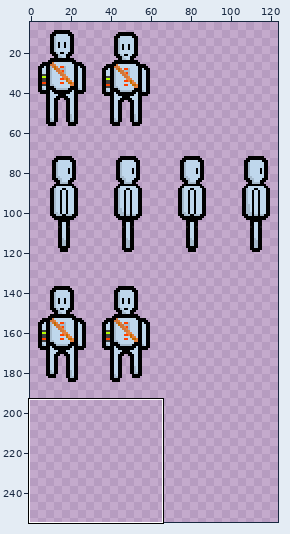
File history of a sprite sheet, assets/textures/entities/player/player_atlas.png. The first picture is a wide view before the edit; the outline marks the close-up.
Close-up. Before the commit:
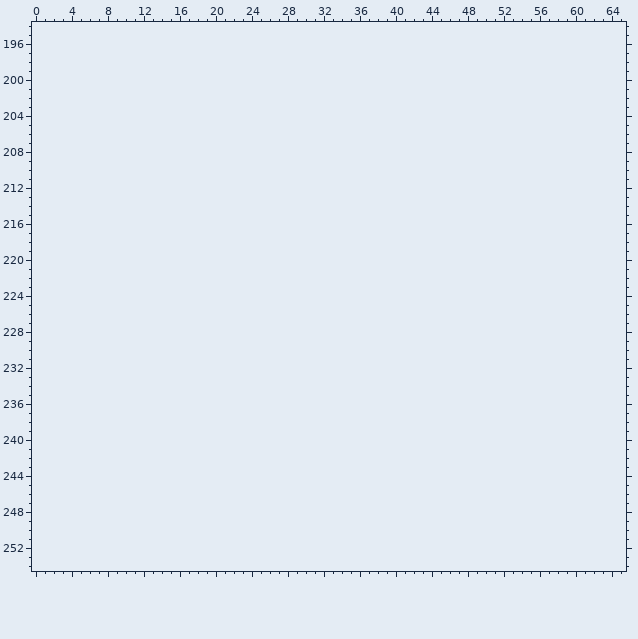
The file is 128x192 pixels. Colours within 5 levels of each other are drawn and written as one. Shown: x 0..65, y 194..254. The old version is drawn lined up with the new one, on the new canvas. The wide view leaves out empty margins. The commit also changed other parts of the picture, which this record leaves out.
The same view after the edit:
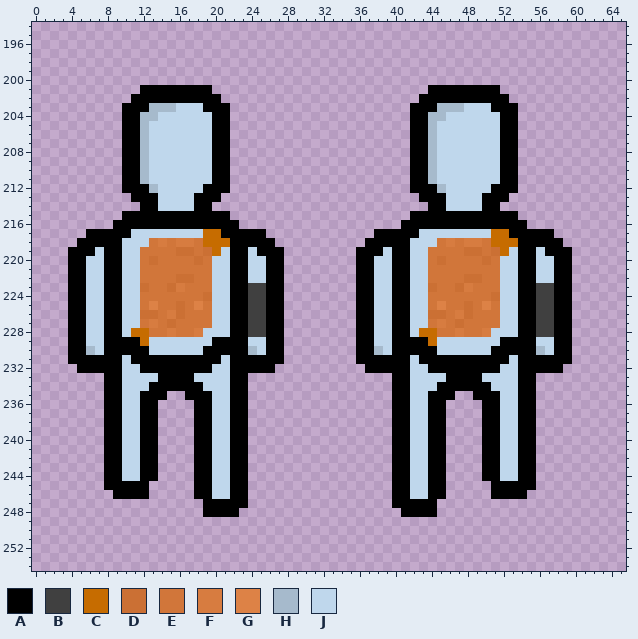
Palette (. is transparent): A #000000  B #404040  C #c66c00  D #cb7034  E #d1763a  F #d77c40  G #dd8246  H #a6bacc  J #bfd7ec
Diff:
canvas 128x192 -> 128x256
Changed rows in their new state; - is an unchanged pixel.
first column x 4:
201 --------AAAAAAAA------------------------AAAAAAAA--------
202 -------AAAAAAAAAA----------------------AAAAAAAAAA-------
203 ------AAAHHHJJJAAA--------------------AAAHHHJJJAAA------
204 ------AAHHJJJJJJAA--------------------AAHHJJJJJJAA------
205 ------AAHJJJJJJJAA--------------------AAHJJJJJJJAA------
206 ------AAHJJJJJJJAA--------------------AAHJJJJJJJAA------
207 ------AAHJJJJJJJAA--------------------AAHJJJJJJJAA------
208 ------AAHJJJJJJJAA--------------------AAHJJJJJJJAA------
209 ------AAHJJJJJJJAA--------------------AAHJJJJJJJAA------
210 ------AAHJJJJJJJAA--------------------AAHJJJJJJJAA------
211 ------AAHJJJJJJJAA--------------------AAHJJJJJJJAA------
212 ------AAAHJJJJJAAA--------------------AAAHJJJJJAAA------
213 -------AAAJJJJAAA----------------------AAAJJJJAAA-------
214 --------AAJJJJAA------------------------AAJJJJAA--------
215 ------AAAAAAAAAAAA--------------------AAAAAAAAAAAA------
216 -----AAAAAAAAAAAAAA------------------AAAAAAAAAAAAAA-----
217 --AAAAAJJJJJJJJCCAAAAA------------AAAAAJJJJJJJJCCAAAAA--
218 -AAAAAJJJEFEFFECCCAAAAA----------AAAAAJJJEFEFFECCCAAAAA-
219 AAAJAAJJEEEEDDEDCJAAJAAA--------AAAJAAJJEEEEDDEDCJAAJAAA
220 AAJJAAJJEDEEEEDEJJAAJJAA--------AAJJAAJJEDEEEEDEJJAAJJAA
221 AAJJAAJJEEEEEEEEJJAAJJAA--------AAJJAAJJEEEEEEEEJJAAJJAA
222 AAJJAAJJEEEEDDEEJJAAJJAA--------AAJJAAJJEEEEDDEEJJAAJJAA
223 AAJJAAJJDEEDFEEEJJAABBAA--------AAJJAAJJDEEDFEEEJJAABBAA
224 AAJJAAJJEEEEEEEDJJAABBAA--------AAJJAAJJEEEEEEEDJJAABBAA
225 AAJJAAJJEGEEDEGEJJAABBAA--------AAJJAAJJEGEEDEGEJJAABBAA
226 AAJJAAJJDDEFDEEEJJAABBAA--------AAJJAAJJDDEFDEEEJJAABBAA
227 AAJJAAJJEFEDEEEEJJAABBAA--------AAJJAAJJEFEDEEEEJJAABBAA
228 AAJJAAJCCEEFEEFJJJAABBAA--------AAJJAAJCCEEFEEFJJJAABBAA
229 AAJJAAAACJJJJJJJAAAAJJAA--------AAJJAAAACJJJJJJJAAAAJJAA
230 AAHJAAAAAJJJJJJAAAAAHJAA--------AAHJAAAAAJJJJJJAAAAAHJAA
231 AAAAAAJAAAAAAAAAAJAAAAAA--------AAAAAAJAAAAAAAAAAJAAAAAA
232 -AAAAAJJAAAAAAAAJJAAAAA----------AAAAAJJAAAAAAAAJJAAAAA-
233 ----AAJJJJAAAAJJJJAA----------------AAJJJJAAAAJJJJAA----
234 ----AAJJJAAAAAAJJJAA----------------AAJJJAAAAAAJJJAA----
235 ----AAJJAAA--AAAJJAA----------------AAJJAAA--AAAJJAA----
236 ----AAJJAA----AAJJAA----------------AAJJAA----AAJJAA----
237 ----AAJJAA----AAJJAA----------------AAJJAA----AAJJAA----
238 ----AAJJAA----AAJJAA----------------AAJJAA----AAJJAA----
239 ----AAJJAA----AAJJAA----------------AAJJAA----AAJJAA----
240 ----AAJJAA----AAJJAA----------------AAJJAA----AAJJAA----
241 ----AAJJAA----AAJJAA----------------AAJJAA----AAJJAA----
242 ----AAJJAA----AAJJAA----------------AAJJAA----AAJJAA----
243 ----AAJJAA----AAJJAA----------------AAJJAA----AAJJAA----
244 ----AAJJAA----AAJJAA----------------AAJJAA----AAJJAA----
245 ----AAAAA-----AAJJAA----------------AAJJAA-----AAAAA----
246 -----AAAA-----AAJJAA----------------AAJJAA-----AAAA-----
247 ---------------AAAAA----------------AAAAA---------------
248 ---------------AAAA------------------AAAA---------------
